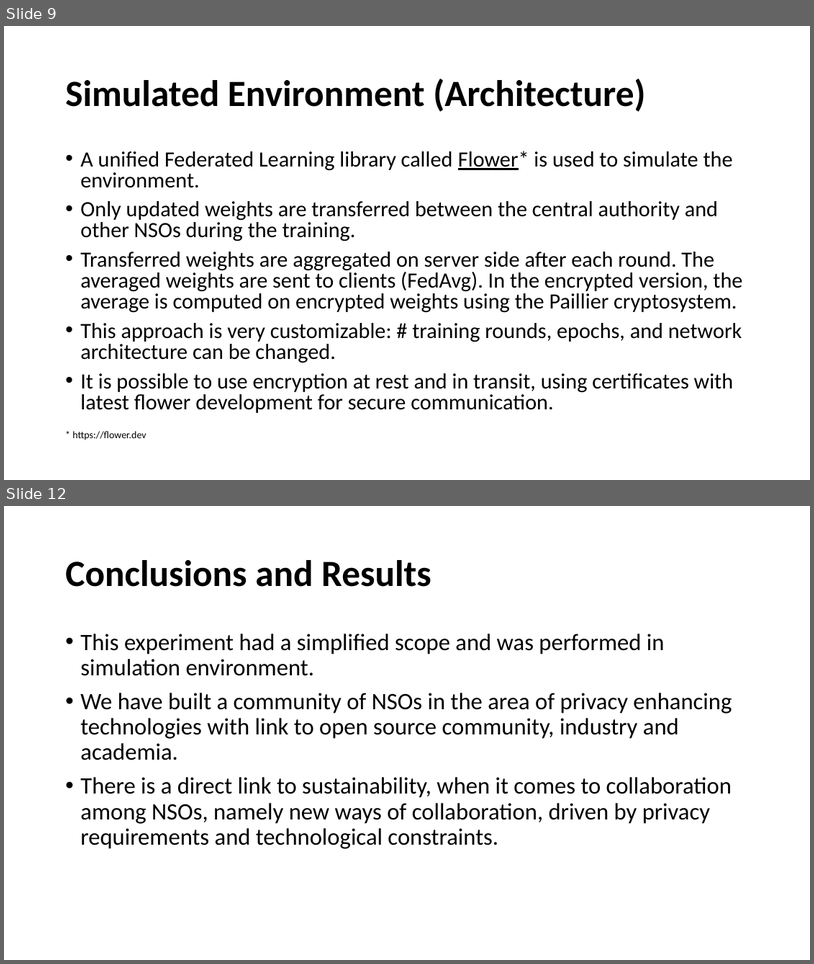
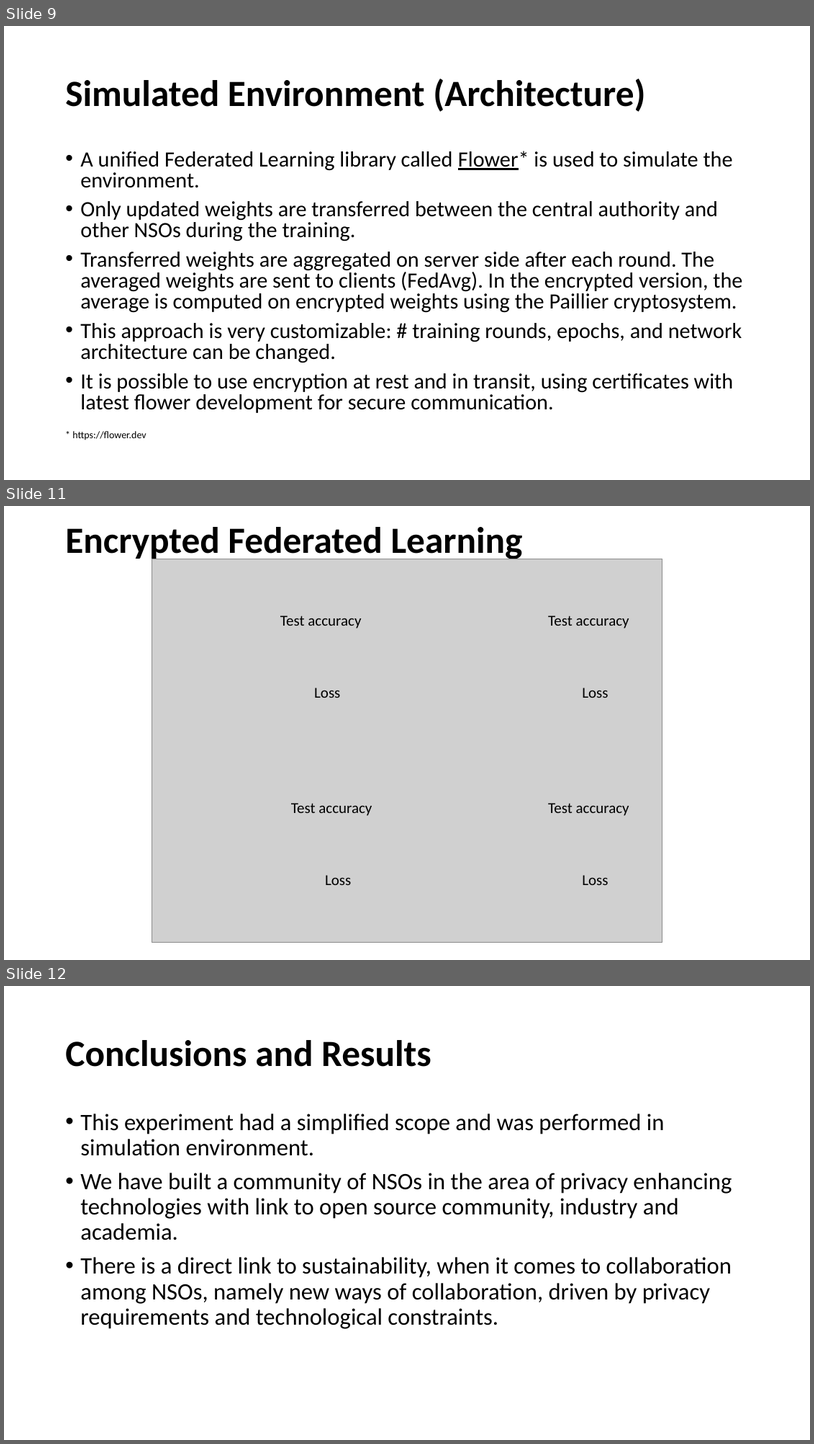
Before and after one commit to StatCan/UN-PML-Pilot, a slide deck: docs/UNECE-IPP-Private-ML.pptx. Shown one above the other, each under a label of ours: slides 9 and 12 before the commit, slides 9, 11 and 12 after it; the slides between them are not shown. The pictures are 814x964 and 814x1444 pixels, drawn with LibreOffice and Linux fonts; fonts in the diff are those of the drawing; grey boxes stand for pictures. Boxes give left, top, right and bottom in pixels: in the first picture for what was removed or moved away, otherwise in the second. Text is boxed around its words. In the diff, an @@ line names an element or a change of style, - is before the commit and + after.

```diff
--- a/docs/UNECE-IPP-Private-ML.pptx
+++ b/docs/UNECE-IPP-Private-ML.pptx
@@ slide 11 added at box(4, 506, 810, 960), background #FFFFFF @@
@@ title added at box(65, 527, 523, 562), 44 pt, text #000000, bold @@
+Encrypted Federated Learning
@@ picture added at box(152, 559, 663, 942) @@
@@ text added at box(280, 615, 361, 628), 18 pt, text #000000 @@
+Test accuracy
@@ text added at box(548, 615, 630, 628), 18 pt, text #000000 @@
+Test accuracy
@@ text added at box(314, 687, 340, 698), 18 pt, text #000000 @@
+Loss
@@ text added at box(582, 687, 608, 698), 18 pt, text #000000 @@
+Loss
@@ text added at box(291, 803, 372, 816), 18 pt, text #000000 @@
+Test accuracy
@@ text added at box(548, 803, 630, 816), 18 pt, text #000000 @@
+Test accuracy
@@ text added at box(325, 875, 351, 885), 18 pt, text #000000 @@
+Loss
@@ text added at box(582, 875, 608, 885), 18 pt, text #000000 @@
+Loss
```
Also in this commit, not shown: 3 slides changed, 2 slides removed, 1 other file.
